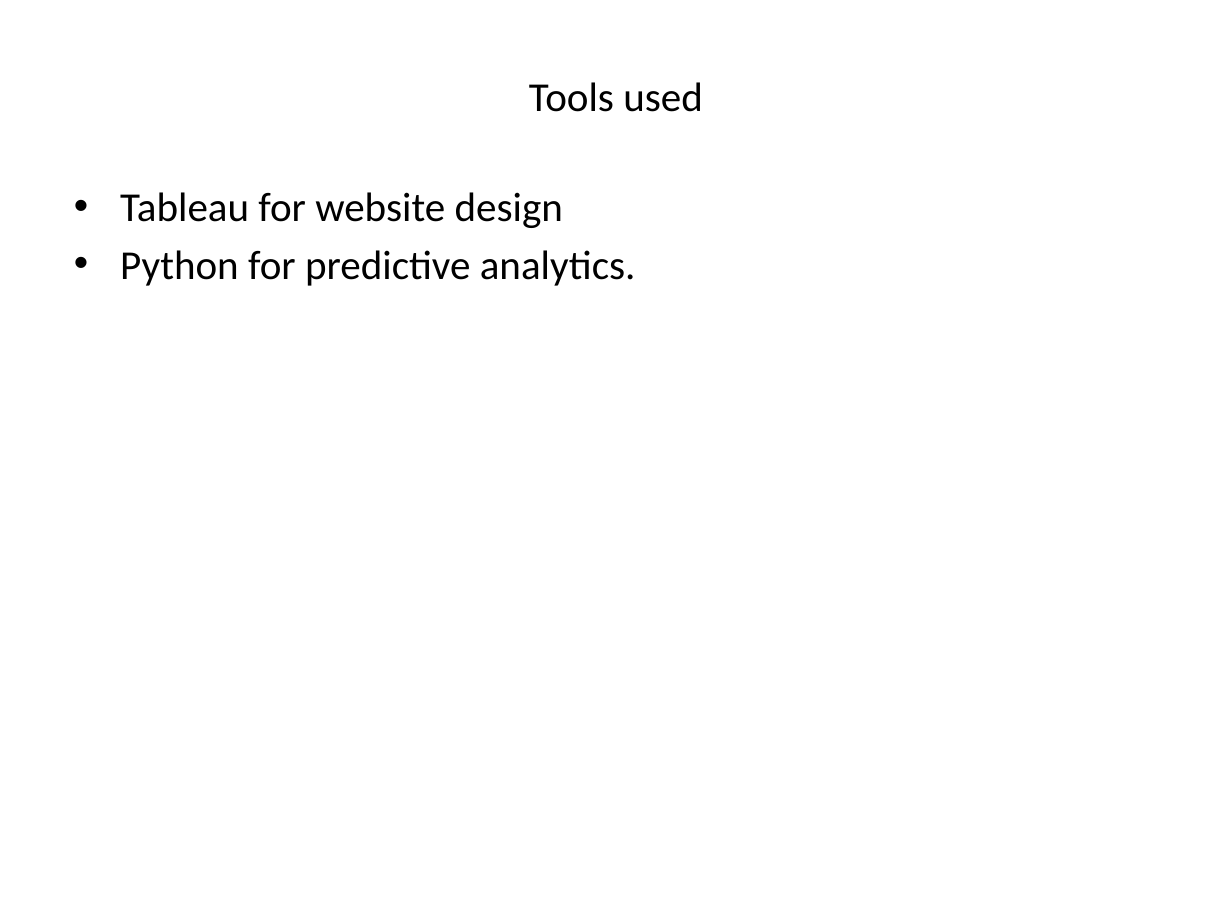
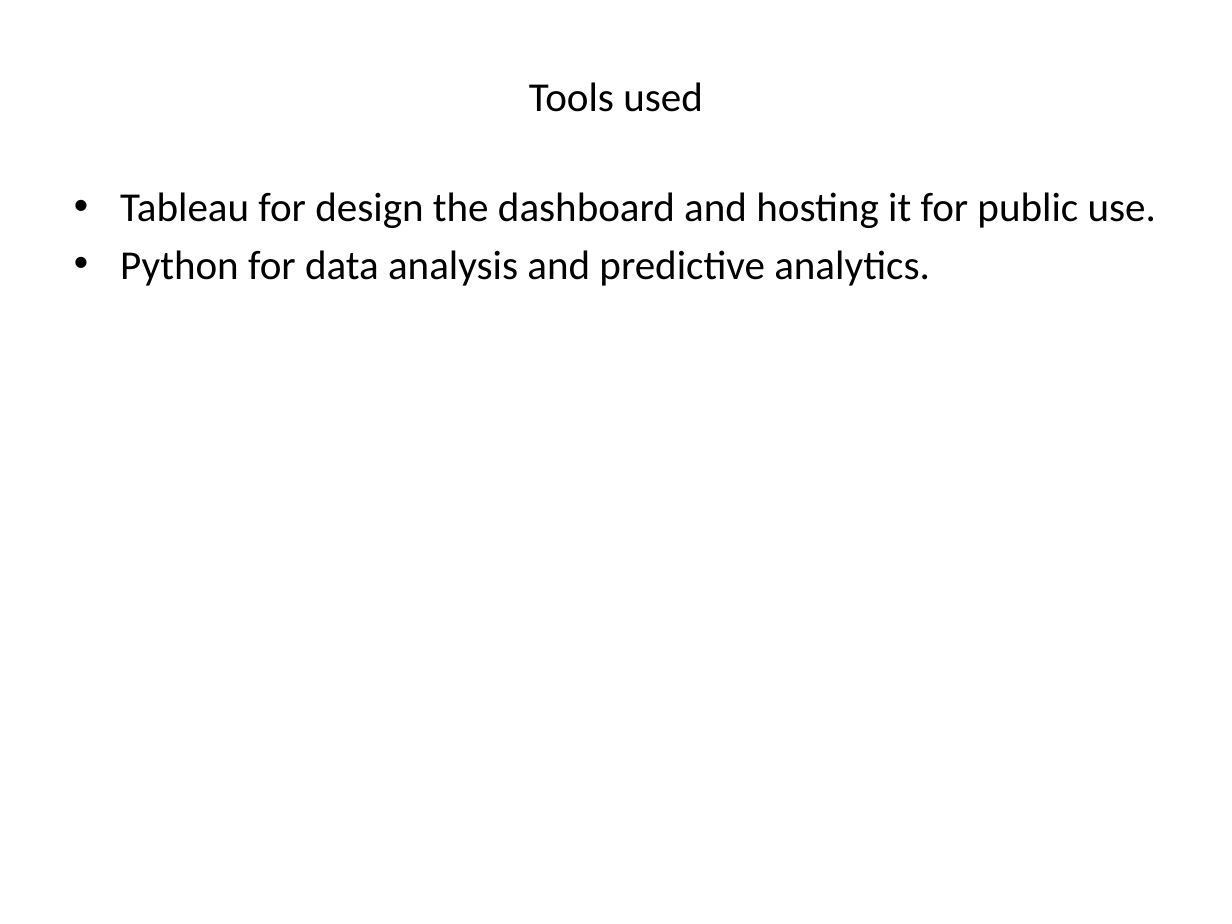
Before and after one commit to NKWalia/Final-Project, a slide deck: slide 5 of Presentation.pptx. Drawn at 1232x924 pixels with LibreOffice and Linux fonts; fonts in the diff are those of the drawing. Boxes give left, top, right and bottom in pixels: in the first picture for what was removed or moved away, otherwise in the second. Text is boxed around its words. In the diff, an @@ line names an element or a change of style, - is before the commit and + after.

```diff
--- a/Presentation.pptx
+++ b/Presentation.pptx
@@ text at [120, 192, 1156, 286]: text changed @@
-• Tableau for website design
-• Python for predictive analytics.
+• Tableau for design the dashboard and hosting it for public use.
+• Python for data analysis and predictive analytics.
```
Also in this commit, not shown: 6 other slides changed, 1 other file.
